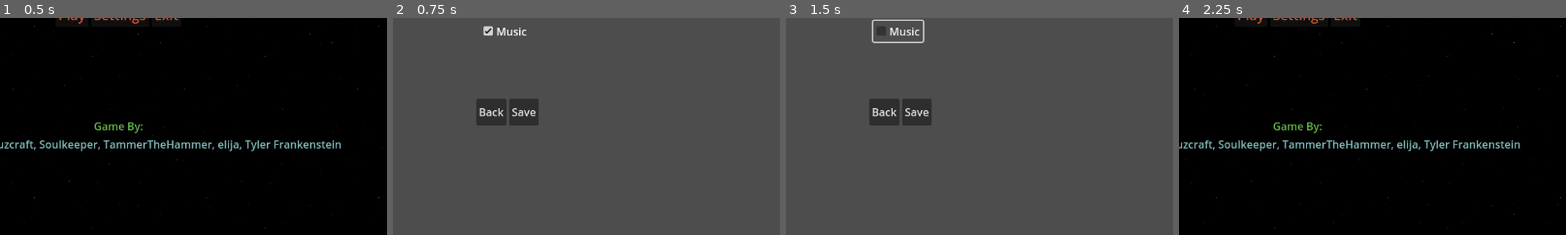
Above: before the commit, frames 1-4 (left to right).
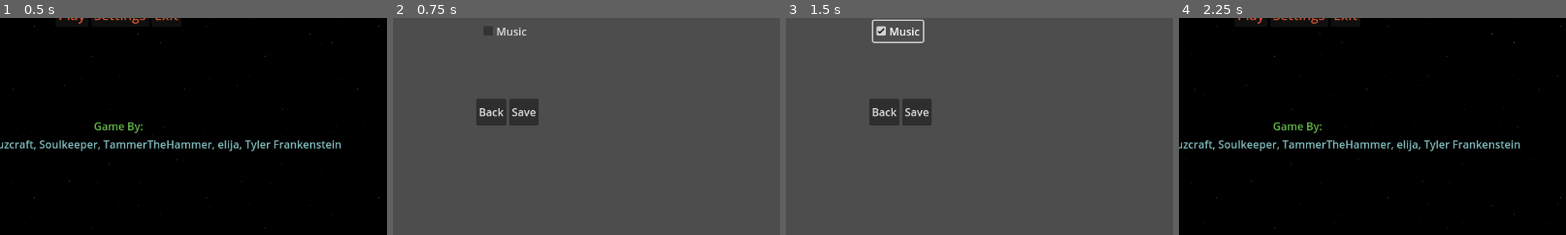
Above: after the commit, the same moments.

Repository: nuzcraft/gdfg-team-4
Game: Godot game, scene res://scenes/title.tscn
The game is run twice, just before and just after one commit, with the same random seed, the same clock (stepped at 60 frames per second) and the same inputs.
Inputs:
- Up to frame 1 (0.5 s): no input
- Up to frame 2 (0.75 s): click "Settings" at 0.5 s
- Up to frame 3 (1.5 s): click "Music" at 1.25 s
- Up to frame 4 (2.25 s): click "Back" at 2 s
The pictures show only the part of the screen within x 35-85%, y 41-90%; the shares and areas given below are measured in that part.

Frame 1 is identical in both runs. In frame 2, 0.2% of the frame differs, in the area x 23-35%, y 3-9%; in frame 3, 0.1%; in frame 4, nothing differs.

Commit message:
add intro music (disabled by default for now)

Diff:
--- a/SettingsStore.gd
+++ b/SettingsStore.gd
@@ -1,3 +1,3 @@
 extends Node
 
-var enable_music := true
+var enable_music := false
--- a/project.godot
+++ b/project.godot
@@ -19,6 +19,7 @@
 
 Globals="*res://globals.gd"
 SettingsStore="*res://SettingsStore.gd"
+Music="*res://scenes/music_player.gd"
 
 [input]
 
--- /dev/null
+++ b/scenes/music-player.tscn
@@ -0,0 +1,6 @@
+[gd_scene load_steps=2 format=3 uid="uid://2ggxtmp6x1iy"]
+
+[ext_resource type="Script" uid="uid://dd5n88xkmwm3u" path="res://scenes/music_player.gd" id="2_8tlgb"]
+
+[node name="Music" type="AudioStreamPlayer"]
+script = ExtResource("2_8tlgb")
--- /dev/null
+++ b/scenes/music_player.gd
@@ -0,0 +1,11 @@
+extends AudioStreamPlayer
+
+
+# Called when the node enters the scene tree for the first time.
+func _ready() -> void:
+	pass # Replace with function body.
+
+
+# Called every frame. 'delta' is the elapsed time since the previous frame.
+func _process(delta: float) -> void:
+	pass
--- a/scenes/settings.gd
+++ b/scenes/settings.gd
@@ -4,16 +4,17 @@
 @onready var save_btn:     Button   = $HBoxContainer/SaveButton
 
 func _ready() -> void:
-  # Show the current value when we arrive
-  music_check.button_pressed = SettingsStore.enable_music
+	# Show the current value when we arrive
+	music_check.button_pressed = SettingsStore.enable_music
 
-  back_btn.pressed.connect(_go_back)
-  save_btn.pressed.connect(_save_and_back)
+	back_btn.pressed.connect(_go_back)
+	save_btn.pressed.connect(_save_and_back)
 
 func _go_back() -> void:
-  get_tree().change_scene_to_file("res://scenes/title.tscn")
+	get_tree().change_scene_to_file("res://scenes/title.tscn")
 
 func _save_and_back() -> void:
-  SettingsStore.enable_music = music_check.button_pressed
-  # do any extra work here (write to disk, emit a signal, etc.)
-  get_tree().change_scene_to_file("res://scenes/title.tscn")
+	SettingsStore.enable_music = music_check.button_pressed
+	if !SettingsStore.enable_music:
+		Music.stop()
+	get_tree().change_scene_to_file("res://scenes/title.tscn")
--- a/scenes/title.gd
+++ b/scenes/title.gd
@@ -3,12 +3,27 @@
 @onready var godot_label: Label = $VBoxContainer/GodotLabel
 
 func _ready() -> void:
+
+	# show the godot version
 	var version = Engine.get_version_info()
 	godot_label.text = "Godot v " + str(version.major) + "." + str(version.minor) + "." + str(version.patch)
 
+	# if music is enabled and not playing, play the title song
+	if SettingsStore.enable_music && !Music.playing:
+		Music.stream = preload("res://assets/music/title--fade-out--2025-07-07.ogg")
+		Music.play()
 
 func _on_play_button_pressed():
+
+	# if music is enabled and playing, stop it
+	if SettingsStore.enable_music && Music.playing:
+		Music.stop()
+
+	# change to the game scene
 	get_tree().change_scene_to_file("res://scenes/game.tscn")
 
+
 func _on_settings_button_pressed():
+
+	# change to the settings scene
 	get_tree().change_scene_to_file("res://scenes/settings.tscn")
Not shown, added: assets/music/title--fade-out--2025-07-07.ogg.import
Not shown, added: scenes/music_player.gd.uid
Not shown, added: assets/music/README.md
Not shown, added: assets/music/title--fade-out--2025-07-07.ogg
